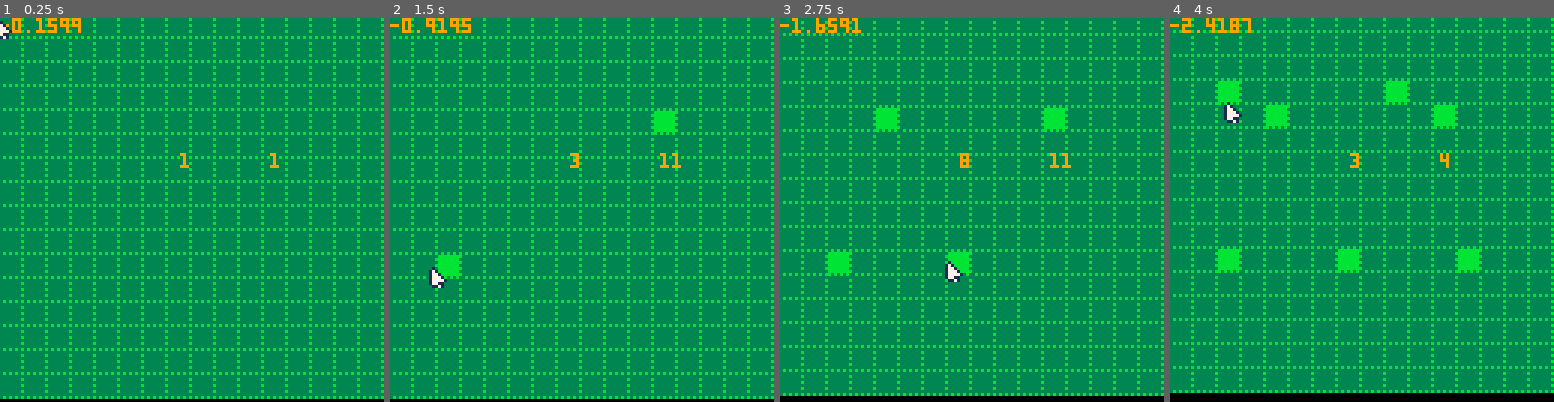
Above: before the commit, frames 1-4 (left to right).
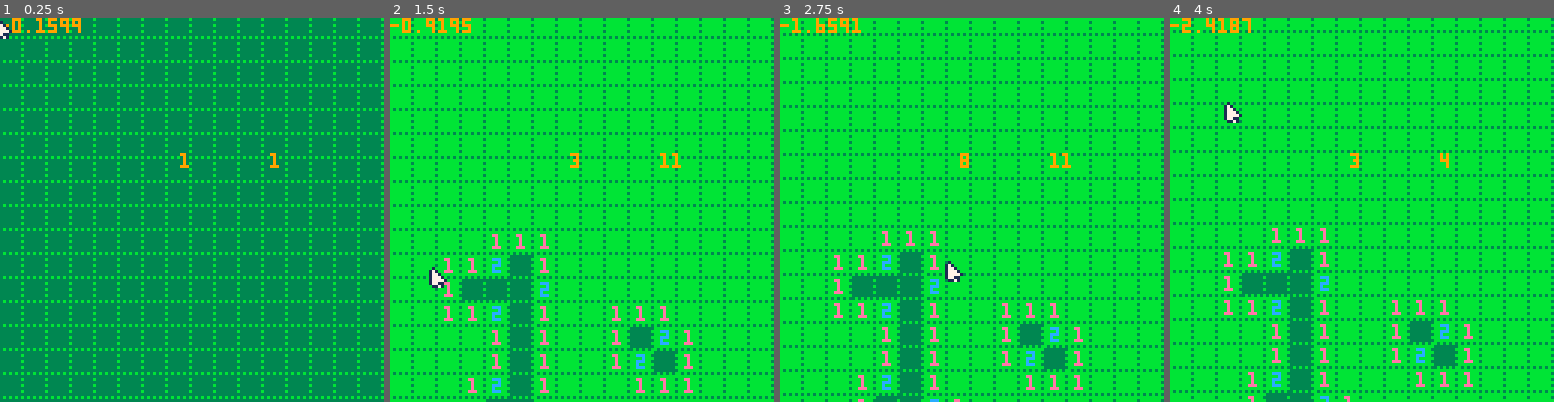
Above: after the commit, the same moments.

Repository: dakerfp/minerunner.p8
Game: PICO-8 cartridge mr.p8
Two runs of this game, one before a commit and one after it. Both use one fixed random seed, a clock stepped at 60 frames per second and the inputs below.
Inputs (mouse positions are in pixels of both pictures, inside the frame that each line leads up to):
- Up to frame 1 (0.25 s): no input
- Up to frame 2 (1.5 s): click (670, 121) at 0.67 s; click (436, 267) at 1.22 s
- Up to frame 3 (2.75 s): click (887, 114) at 1.77 s; click (952, 259) at 2.32 s
- Up to frame 4 (4 s): click (1404, 106) at 2.87 s; click (1465, 256) at 3.42 s; click (1231, 102) at 3.97 s

The runs differ from the first frame. In frame 1, 0.8% of the frame differs, in the area x 0-100%, y 99-100%; in frame 2, 95%, in the area x 0-100%, y 0-100%; in frame 3, 94%; in frame 4, 93%.

Commit message:
create reveal logic

Diff:
--- a/mr.p8
+++ b/mr.p8
@@ -11,54 +11,126 @@
 
 
 -->8
+row_width=16
+s_0=32
+s_unr=17
+s_mine=4
+
 rows={}
-
-function create_row(w)
+vel=0.02
+dy=0
+
+function create_blank_row()
 	row={}
-	for i=1,w do
-		add(row,17)
+	for i=1,row_width do
+		add(row,{s=s_unr,v=s_0})
 	end
 	return row
+end
+
+function create_row(bombs)
+	bombs=bombs or 1
+	row=create_blank_row()
+	for b=1,bombs do
+		bi=flr(rnd(row_width))+1
+		row[bi]={s=s_unr,v=s_mine}
+	end
+	return row
+end
+
+function has_mine(x,y)
+	if (x<1 or x>row_width) return 0
+	if (y<1 or y>#rows) return 0
+	return (rows[y][x].v==s_mine) and 1 or 0
+end
+
+function count_mines(x,y)
+		return has_mine(x-1,y-1) +
+			has_mine(x-1,y) +
+			has_mine(x-1,y+1) +
+			has_mine(x,y-1) +
+			has_mine(x,y+1) +
+			has_mine(x+1,y-1) +
+			has_mine(x+1,y) +
+			has_mine(x+1,y+1)
+end
+
+function update_row_count(y)
+	for x=1,row_width do
+		if rows[y][x].v != s_mine then
+			rows[y][x].v=s_0+count_mines(x,y)
+			if rows[y][x].s != s_unr then
+				v=rows[y][x].v
+				rows[y][x].s=v
+				mset(x-1,y-1,v)
+			end
+		end
+	end
 end
 
 function rotate_row(r)
 	-- rotate
 	nrows={} -- delete rows[1]
-	for i=2,#rows do
-		add(nrows,rows[i])
+	for y=2,#rows do
+		add(nrows,rows[y])
 	end
 	rows=nrows
 	add(rows,r)
+	-- update last two rows
+	for y=#rows-5,#rows do
+		update_row_count(y)
+	end
 	-- update map
-	for i=1,#rows do
-		row=rows[i]
-		for j=1,#row do
-			mset(j-1,i-1,row[j])
+	for y=1,#rows do
+		row=rows[y]
+		for x=1,#row do
+			mset(x-1,y-1,row[x].s)
 		end
 	end
 end
 
-function click(x,y)
-	rows[y][x]=16
-	mset(x-1,y-1,16)
-end
-
-vel=0.02
-dy=0
+function reveal(x,y)
+	if (x<1 or x>row_width) return s_unr
+	if (y<1 or y>#rows) return s_unr
+	if rows[y][x].s == s_unr then
+		rows[y][x].s=rows[y][x].v
+		if rows[y][x].v == s_0 then
+			reveal(x-1,y-1)
+			reveal(x-1,y)
+			reveal(x-1,y+1)
+			reveal(x,y-1)
+			reveal(x,y+1)
+			reveal(x+1,y-1)
+			reveal(x+1,y)
+			reveal(x+1,y+1)
+		end
+	end
+	mset(x-1,y-1,rows[y][x].s)
+	return rows[y][x].s
+end
+
 function _init()
 	poke(0x5f2d, 1)
+	_vel=0.02
+	dy=0
 	rows={}
-	for y=1,20 do
-		row={}
-		for x=1,16 do
-			add(row,17)
-		end
-		add(rows,row)
+	for y=1,10 do
+		add(rows,create_blank_row())
+	end
+	for y=1,9 do
+		add(rows,create_row(1))
+	end
+	for y=1,#rows do
+		update_row_count(y)
 	end
 end
 
 function map_to_grid(mx,my)
-	return flr((mx+1)/8)+1, flr((my-dy)/8)+1
+	x=flr((mx+1)/8)+1
+	y=flr((my-dy)/8)+1
+	x=mid(1,x,row_width)
+	y=mid(1,y,#rows)
+	return x,y
 end
 
 mx,my,mb=0,0,0
@@ -66,11 +138,15 @@
 	mx,my,mb=mouse()
 	if (band(mb,1)==1) then
 		x,y=map_to_grid(mx,my)
-		click(x,y)
-	end
-	dy-=vel
+		reveal(x,y)
+	end
+	if (band(mb,4)==4) then
+		dy-=0.5
+	else
+		dy-=vel
+	end
 	if dy < -8 then
-		r=create_row(16)
+		r=create_row(1)
 		rotate_row(r)
 		dy+=8
 		return
@@ -81,7 +157,7 @@
 
 function _draw()
 	cls()
-	map(0,0,0,dy,16,16)
+	map(0,0,0,dy,16,#rows)
 	print(dy)
 	spr(1,mx-2,my)
 	x,y=map_to_grid(mx,my)
@@ -89,14 +165,14 @@
 	print(y,90,45,9)
 end
 __gfx__
-00000000010000000000000000000000000000000000000000000000000000000000000000000000000000000000000000000000000000000000000000000000
-00000000171000000000000000000000000000000000000000000000000000000000000000000000000000000000000000000000000000000000000000000000
-00700700177100000000000000000000000000000000000000000000000000000000000000000000000000000000000000000000000000000000000000000000
-00077000177710000000000000000000000000000000000000000000000000000000000000000000000000000000000000000000000000000000000000000000
-00077000177771000000000000000000000000000000000000000000000000000000000000000000000000000000000000000000000000000000000000000000
-00700700177110000000000000000000000000000000000000000000000000000000000000000000000000000000000000000000000000000000000000000000
-00000000011710000000000000000000000000000000000000000000000000000000000000000000000000000000000000000000000000000000000000000000
-00000000000000000000000000000000000000000000000000000000000000000000000000000000000000000000000000000000000000000000000000000000
+00000000010000000000000000000000bbbbbbbb0000000000000000000000000000000000000000000000000000000000000000000000000000000000000000
+00000000171000000000000000000000b5b55b530000000000000000000000000000000000000000000000000000000000000000000000000000000000000000
+00700700177100000000000000000000bb5555bb0000000000000000000000000000000000000000000000000000000000000000000000000000000000000000
+00077000177710000000000000000000b55a85530000000000000000000000000000000000000000000000000000000000000000000000000000000000000000
+00077000177771000000000000000000b558a55b0000000000000000000000000000000000000000000000000000000000000000000000000000000000000000
+00700700177110000000000000000000bb5555b30000000000000000000000000000000000000000000000000000000000000000000000000000000000000000
+00000000011710000000000000000000b5b55b5b0000000000000000000000000000000000000000000000000000000000000000000000000000000000000000
+00000000000000000000000000000000b3b3b3b30000000000000000000000000000000000000000000000000000000000000000000000000000000000000000
 bbbbbbbb33333333dddddddd00000000000000000000000000000000000000000000000000000000000000000000000000000000000000000000000000000000
 bbbbbbb33333333b0bbbbbbd00000000000000000000000000000000000000000000000000000000000000000000000000000000000000000000000000000000
 bbbbbbbb333333330bbbbbbd00000000000000000000000000000000000000000000000000000000000000000000000000000000000000000000000000000000
@@ -105,6 +181,14 @@
 bbbbbbb33333333b0bbbbbbd00000000000000000000000000000000000000000000000000000000000000000000000000000000000000000000000000000000
 bbbbbbbb333333330bbbbbbd00000000000000000000000000000000000000000000000000000000000000000000000000000000000000000000000000000000
 b3b3b3b33b3b3b3b0000000d00000000000000000000000000000000000000000000000000000000000000000000000000000000000000000000000000000000
+bbbbbbbbbbbbbbbbbbbbbbbbbbbbbbbbbbbbbbbbbbbbbbbbbbbbbbbbbbbbbbbbbbbbbbbb00000000000000000000000000000000000000000000000000000000
+bbbbbbb3bbeebbb3bbcccbb3bb111bb3bb8b8bb3bb999bb3bb222bb3bb444bb3bb000bb300000000000000000000000000000000000000000000000000000000
+bbbbbbbbbbbebbbbbbbbcbbbbbbb1bbbbb8b8bbbbb9bbbbbbb2bbbbbbbbb4bbbbb0b0bbb00000000000000000000000000000000000000000000000000000000
+bbbbbbb3bbbebbb3bbcccbb3bbb11bb3bb888bb3bb999bb3bb222bb3bbbb4bb3bb000bb300000000000000000000000000000000000000000000000000000000
+bbbbbbbbbbbebbbbbbcbbbbbbbbb1bbbbbbb8bbbbbbb9bbbbb2b2bbbbbbb4bbbbb0b0bbb00000000000000000000000000000000000000000000000000000000
+bbbbbbb3bbeeebb3bbcccbb3bb111bb3bbbb8bb3bb999bb3bb222bb3bbbb4bb3bb000bb300000000000000000000000000000000000000000000000000000000
+bbbbbbbbbbbbbbbbbbbbbbbbbbbbbbbbbbbbbbbbbbbbbbbbbbbbbbbbbbbbbbbbbbbbbbbb00000000000000000000000000000000000000000000000000000000
+b3b3b3b3b3b3b3b3b3b3b3b3b3b3b3b3b3b3b3b3b3b3b3b3b3b3b3b3b3b3b3b3b3b3b3b300000000000000000000000000000000000000000000000000000000
 __map__
 1111111111111111111111111111111100000000000000000000000000000000000000000000000000000000000000000000000000000000000000000000000000000000000000000000000000000000000000000000000000000000000000000000000000000000000000000000000000000000000000000000000000000000
 1111111111111111111111111111111100000000000000000000000000000000000000000000000000000000000000000000000000000000000000000000000000000000000000000000000000000000000000000000000000000000000000000000000000000000000000000000000000000000000000000000000000000000
